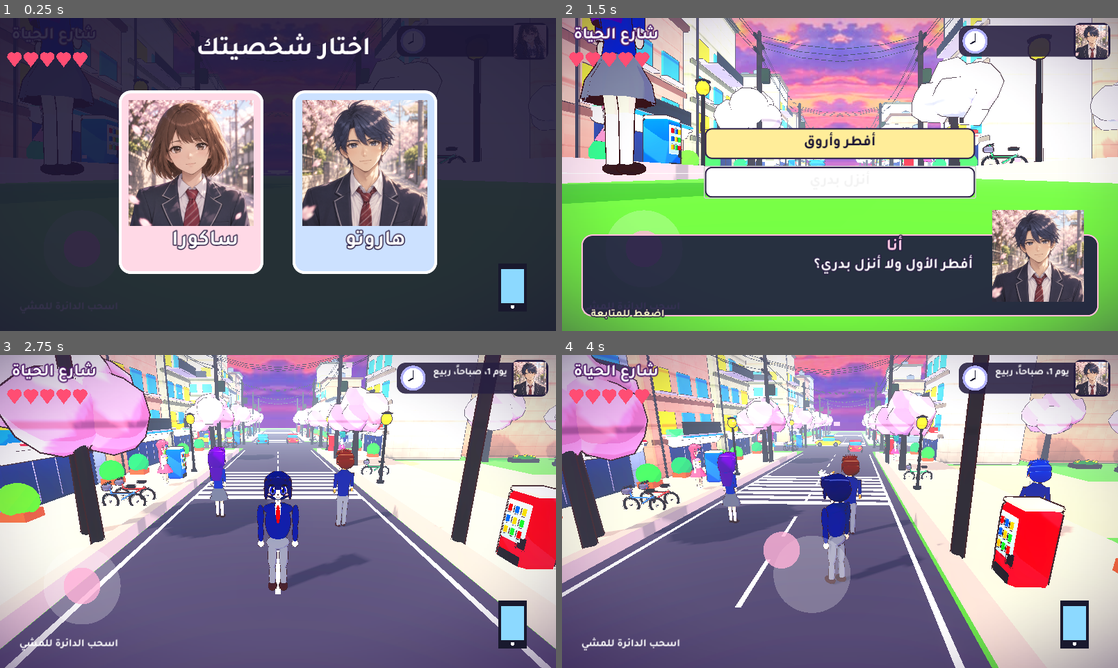
Above: before the commit, frames 1-4 (two rows, left to right).
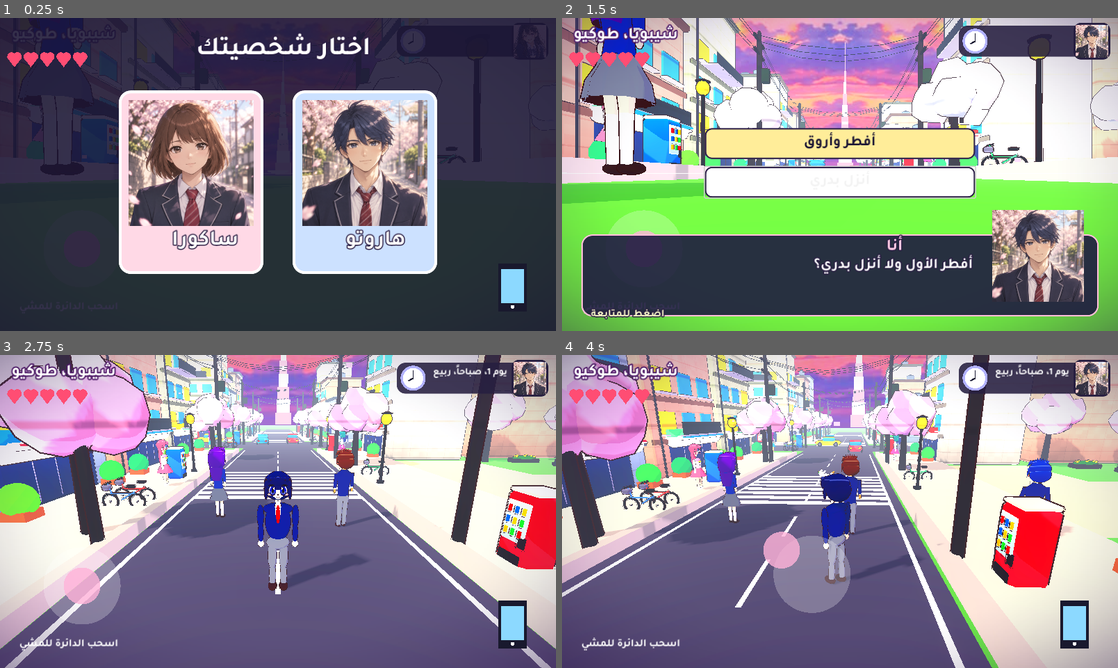
Above: after the commit, the same moments.

Repository: otakucoderstudio/anime-life-game
Game: Godot game, scene res://main.tscn
The game is run twice, just before and just after one commit, with the same random seed, the same clock (stepped at 60 frames per second) and the same inputs.
Inputs (mouse positions are in pixels of both pictures, inside the frame that each line leads up to):
- Up to frame 1 (0.25 s): no input
- Up to frame 2 (1.5 s): tap Enter at 0.5 s; move the mouse to (962, 158) at 0.52 s; hold Right (ui_right) 0.53-1.25 s; click (962, 158) at 0.67 s; drag from (728, 190) to (812, 237) at 1.27 s
- Up to frame 3 (2.75 s): click "أفطر وأروق" at 2 s
- Up to frame 4 (4 s): move the mouse to (895, 442) at 2.77 s; hold Right (ui_right) 2.78-3.5 s; click (895, 442) at 2.92 s; drag from (812, 574) to (673, 464) at 3.52 s

The runs differ from the first frame. In frame 1, less than 0.1% of the frame differs, in the area x 3-18%, y 3-9%; in frame 2, 0.9%; in frame 3, 1.2%, in the area x 2-94%, y 0-60%; in frame 4, 1.2%.

Commit message:
Source for v3d-0.69: Tokyo setting: Shibuya street label, Tokyo Tower silhouette, longer view distance, roadmap doc

Diff:
--- a/godot-3d/main.gd
+++ b/godot-3d/main.gd
@@ -87,7 +87,7 @@
 	build_street()
 	build_player()
 	no_outline=false
-	cam=Camera3D.new(); cam.fov=55; cam.far=140.0; add_child(cam)
+	cam=Camera3D.new(); cam.fov=55; cam.far=300.0; add_child(cam)
 	build_ui()
 	var vg:=TextureRect.new(); vg.texture=load('res://art/vignette.png'); vg.expand_mode=TextureRect.EXPAND_IGNORE_SIZE; vg.size=get_viewport().get_visible_rect().size; vg.mouse_filter=Control.MOUSE_FILTER_IGNORE; ui.add_child(vg); ui.move_child(vg,0)
 	petal_fx()
@@ -162,6 +162,7 @@
 		if a1>g.x and a0<g.y: return true
 	return false
 func world_row(ns:bool,c:float,t:float,idx:int,sak:bool):
+	tokyo_tower(Vector3(4,0,-235))
 	var cols=[Color(0.9,0.84,0.72),Color(0.7,0.78,0.85),Color(0.86,0.7,0.62),Color(0.78,0.82,0.7),Color(0.92,0.9,0.86),Color(0.68,0.66,0.74)]
 	var accs=[Color(0.95,0.3,0.3),Color(0.25,0.55,0.95),Color(0.35,0.75,0.5),Color(0.95,0.7,0.2)]
 	for side in [-1,1]:
@@ -244,6 +245,16 @@
 	mesh(self,sph(0.62),gc,p+Vector3(0,0.85,0),false,0.0)
 	if i%2==0: mesh(self,sph(0.14),[Color(1,0.5,0.7),Color(1,0.85,0.3),Color(1,1,1)][int(i/2)%3],p+Vector3(0.25,1.2,0.15),false,0.0)
 
+func tokyo_tower(p:Vector3):
+	var was:=batching; batching=false
+	for k in range(9):
+		var w:=11.0*pow(1.0-float(k)/9.0,1.6)+1.2
+		var c:=Color(0.9,0.2,0.1) if k%2==0 else Color(0.95,0.85,0.8)
+		box(self,Vector3(w,9.0,w*0.6),c,p+Vector3(0,float(k)*9.0+4.5,0),false)
+	box(self,Vector3(0.8,22.0,0.8),Color(0.95,0.3,0.2),p+Vector3(0,92.0,0),false)
+	box(self,Vector3(4.5,2,3.6),Color(1,0.95,0.9),p+Vector3(0,40.0,0),false)
+	batching=was
+
 func building(side:int,z:float,h:float,c:Color,i:int):
 	var cols=[Color(0.95,0.3,0.3),Color(0.25,0.55,0.95),Color(0.35,0.75,0.5),Color(0.95,0.7,0.2)]
 	var kind:=i+(1 if side>0 else 0)
@@ -448,7 +459,7 @@
 	var ka:=make_boy(Color(0.9,0.68,0.52),Color(0.42,0.24,0.12),true)
 	add_npc(ka.root,Vector3(1.5,0,-58),"front","",[["كايتو","يا باشا! أنا كايتو، قاعد جنبك في الفصل.","youssef_laugh"],["كايتو","متقلقش، هعرّفك على كل حاجة. أول حاجة: الكافيه بعد المدرسة عليّ!","youssef_smile"],["كايتو","بس أياني دي شكلها هتبقى منافستك الأولى، خلي بالك 😄","youssef_joy"]])
 	var ka2:=make_boy(Color(0.9,0.68,0.52),Color(0.42,0.24,0.12),true)
-	add_npc(ka2.root,Vector3(-1.5,0,-73),"cafe","",[["كايتو","ده كافيه الهدوء. أحلى قهوة في ساكورا هيل. تحب نقعد؟","youssef_joy",[["نقعد ونتكلم","العلاقات",10],["نذاكر سوا","الدراسة",10]]]])
+	add_npc(ka2.root,Vector3(-1.5,0,-73),"cafe","",[["كايتو","ده كافيه الهدوء. أحلى قهوة في طوكيو. تحب نقعد؟","youssef_joy",[["نقعد ونتكلم","العلاقات",10],["نذاكر سوا","الدراسة",10]]]])
 	var ay2:=make_girl(Color(1,0.88,0.8),Color(0.45,0.2,0.65),Color(0.17,0.3,0.6),Color(0.5,0.52,0.56),Color(0.85,0.1,0.15),true,true)
 	add_npc(ay2.root,Vector3(1.5,0,-88),"class","",[["أياني","ده فصلنا. أول امتحان بعد أسبوع، استعد.","rana_think",[["أذاكر معاها","الدراسة",10],["أنا هتصرف","الصحة",3]]]])
 	var cat:Node3D=load_char("cat",cmat(Color(1,0.95,0.9),Color(0.95,0.6,0.35),Color(1,1,1),Color(1,1,1),Color(1,1,1),Color(0.3,0.6,0.35))).root
@@ -467,7 +478,7 @@
 func build_ui():
 	var cl:=CanvasLayer.new(); add_child(cl); ui=cl
 	var f:Font=load("res://fonts/arabic.ttf")
-	var lb:=Label.new(); lb.text="شارع الحياة"; lb.add_theme_font_override("font",f); lb.add_theme_font_size_override("font_size",34)
+	var lb:=Label.new(); lb.text="شيبويا، طوكيو"; lb.add_theme_font_override("font",f); lb.add_theme_font_size_override("font_size",34)
 	lb.add_theme_color_override("font_outline_color",Color(0.3,0.1,0.4)); lb.add_theme_constant_override("outline_size",10)
 	lb.position=Vector2(24,20); lb.text_direction=Control.TEXT_DIRECTION_RTL; cl.add_child(lb)
 	hud_time=Label.new(); hud_time.add_theme_font_override("font",f); hud_time.add_theme_font_size_override("font_size",20); hud_time.add_theme_color_override("font_color",Color(1,1,1))
@@ -531,7 +542,7 @@
 		player.get_child(0).queue_free()
 		var g:=make_boy(Color(1,0.88,0.8),Color(0.1,0.15,0.4),false)
 		player.add_child(g.root); legl=g.legl; legr=g.legr; arml=g.arml; armr=g.armr
-	start_scene('room','',[[ 'أنا','يوم جديد في ساكورا هيل... أول يوم في المدرسة الجديدة.',who,[]],['أنا','أفطر الأول ولا أنزل بدري؟',who,[['أفطر وأروق','الصحة',8],['أنزل بدري','الدراسة',8]]]])
+	start_scene('room','',[[ 'أنا','يوم جديد في طوكيو... أول يوم في المدرسة الجديدة.',who,[]],['أنا','أفطر الأول ولا أنزل بدري؟',who,[['أفطر وأروق','الصحة',8],['أنزل بدري','الدراسة',8]]]])
 func build_scene_ui():
 	var vs:=get_viewport().get_visible_rect().size
 	scene_layer=Control.new(); scene_layer.size=vs; scene_layer.visible=false; ui.add_child(scene_layer)
@@ -1030,7 +1041,7 @@
 	{"id":"m5","from":"كايتو","text":"الصيف جه! تعالى نروح نلعب كورة في الحديقة","after":10080,"face":"youssef_joy","bg":" …(204 unchanged characters)…
 	{"id":"m6","from":"هدى","text":"وصل كتب جديدة في مكتبة النور. تعالى شوفهم","after":14400,"face":"rana_calm","bg":"in_r …(191 unchanged characters)…
 	{"id":"m7","from":"مومو","text":"مياو مياو! مومو ضاعت في الخريف وسط الورق!","after":18000,"face":"youssef_joy","bg":"i …(188 unchanged characters)…
-	{"id":"m8","from":"أياني","text":"أول تلج النهاردة! تعالى ا …(92 unchanged characters)… ,"التلج نزل! أول مرة أشوفه بالشكل ده في ساكورا هيل.","rana_smile"],["أياني","تعالى نعمل رج …(114 unchanged characters)…
+	{"id":"m8","from":"أياني","text":"أول تلج النهاردة! تعالى ا …(92 unchanged characters)… ,"التلج نزل! أول مرة أشوفه بالشكل ده في طوكيو.","rana_smile"],["أياني","تعالى نعمل رج …(114 unchanged characters)…
 	refresh_badge()
 func new_msgs()->Array:
 	var out:=[]
@@ -1362,7 +1373,7 @@
 	match who+str(lv):
 		"كايتو3": return [["كايتو","عارف يا باشا؟ بقالي زمان ماليش صاحب أرتاح معاه كده.",f],["كايتو","من النهاردة انت صاحبي الأصلي. لو احتجت أي حاجة أنا موجود.",f]]
 		"كايتو6": return [["كايتو","أنا مش بقول ده لحد: انت أعز صاحب ليّ هنا. هعملك مفاجأة في الكافيه قريب.","youssef_joy"],["كايتو","بس متقولش لأياني، هتسخر مني 😄","youssef_laugh"]]
-		"كايتو10": return [["كايتو","لو مكنتش جيت ساكورا هيل كنت لسه زي ما أنا. شكراً إنك بقيت جزء من يومي.","youssef_smile"],["كايتو","[نهاية الصداقة: ما بينكم رباط حقيقي]","youssef_joy"]]
+		"كايتو10": return [["كايتو","لو مكنتش جيت طوكيو كنت لسه زي ما أنا. شكراً إنك بقيت جزء من يومي.","youssef_smile"],["كايتو","[نهاية الصداقة: ما بينكم رباط حقيقي]","youssef_joy"]]
 		"أياني3": return [["أياني","بصراحة... اتفاجئت إنك مش زي ما توقعت. مش وحش.",f2],["أياني","لسه المنافسة قايمة، بس هسيبك تذاكر معايا لو حبيت.","rana_smile"]]
 		"أياني6": return [["أياني","كنت فاكرة إني بحب أبقى الأولى لوحدي. بس معاك الدراسة بقت أحلى.","rana_calm"],["أياني","متفهمش غلط. ده مجرد اعتراف بالموهبة.","rana_think"]]
 		"أياني10": return [["أياني","أنا... مش بعرف أقول حاجات زي دي. بس وجودك بقى حاجة مهمة في أيامي.","rana_close"],["أياني","[نهاية المنافسة اللطيفة: بقيتوا أقرب من أي حد]","rana_smile"]]
@@ -1401,9 +1412,9 @@
 	app_head("السنة الأولى",Color(0.9,0.55,0.45)); var vs:=get_viewport().get_visible_rect().size
 	var best:String="كايتو"; for k in aff.keys(): if aff[k]>aff[best]: best=k
 	var bs:String="الدراسة"; for k in stats.keys(): if k!='الفلوس' and stats[k]>stats[bs]: bs=k
-	var ttl:String={"الدراسة":"الطالب المثالي","العلاقات":"قلب الفصل","الصحة":"بطل الطاقة","المجتمع":"نجم الحي"}.get(bs,"طالب ساكورا هيل")
+	var ttl:String={"الدراسة":"الطالب المثالي","العلاقات":"قلب الفصل","الصحة":"بطل الطاقة","المجتمع":"نجم الحي"}.get(bs,"طالب طوكيو")
 	var y:=100.0
-	app_layer.add_child(lbl("عدّت سنة كاملة في ساكورا هيل!",36,Vector2(vs.x/2-230,y),Color(1,1,0.9))); y+=70
+	app_layer.add_child(lbl("عدّت سنة كاملة في طوكيو!",36,Vector2(vs.x/2-230,y),Color(1,1,0.9))); y+=70
 	app_layer.add_child(lbl("لقبك: "+ttl,40,Vector2(vs.x/2-170,y),Color(1,0.95,0.6))); y+=75
 	app_layer.add_child(lbl("أقرب صاحب ليك: %s (%d/10 قلوب)"%[best,aff[best]],30,Vector2(vs.x/2-240,y),Color(1,1,1))); y+=60
 	var epi:String={"كايتو":"كايتو وعدك إنكم تفضلوا أصحاب حتى بعد التخرج.","أياني":"أياني كتبتلك رسالة طويلة وقالتلك إنك أ …(182 unchanged characters)…
